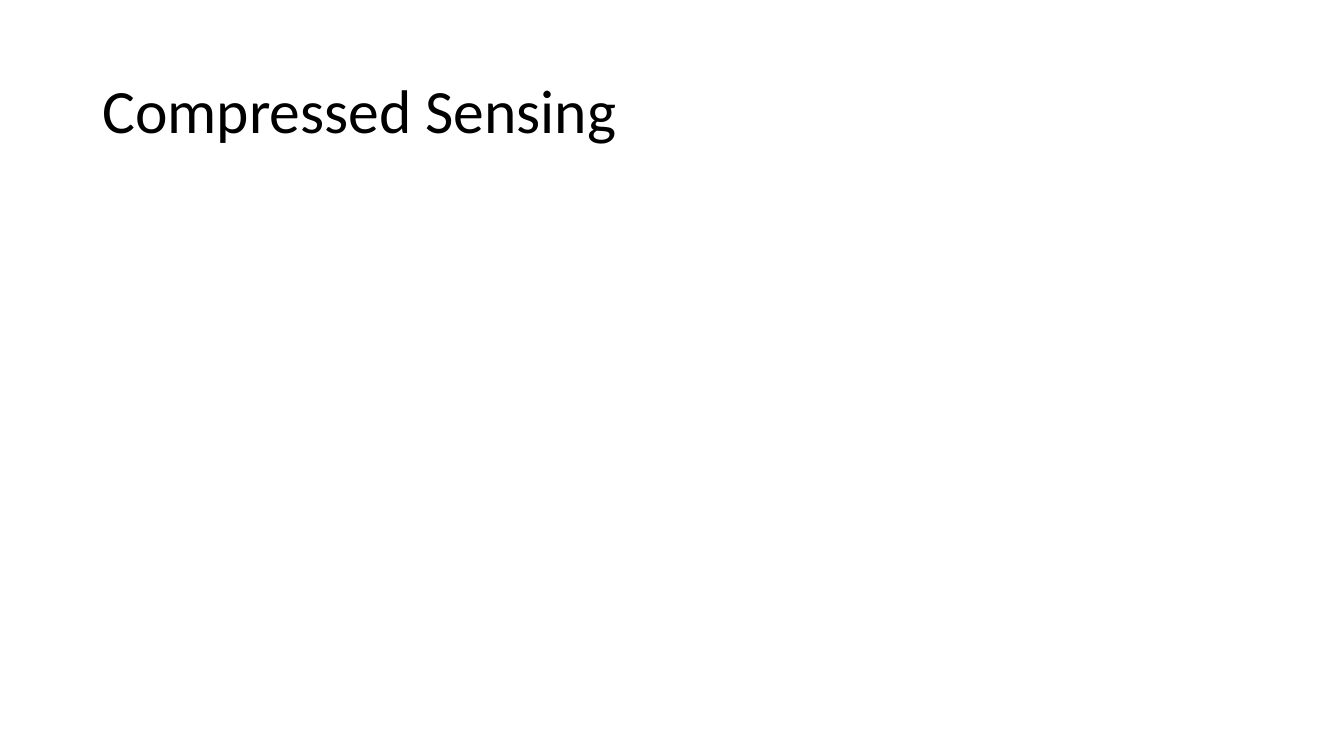
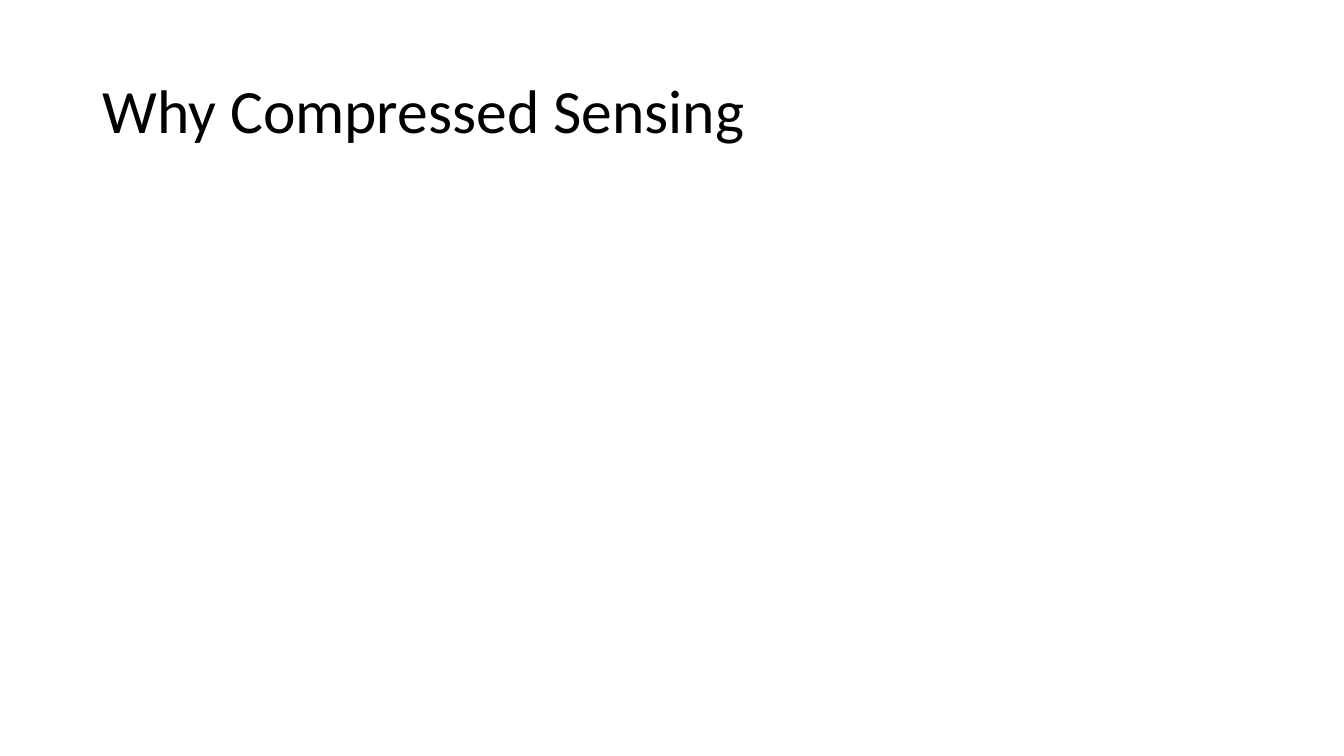
Before and after one commit to lord-blueberry/p8-doc, a slide deck: slide 4 of pp8.pptx (slide 3 before the commit). Drawn at 1344x756 pixels with LibreOffice and Linux fonts; fonts in the diff are those of the drawing. Boxes give left, top, right and bottom in pixels: in the first picture for what was removed or moved away, otherwise in the second. Text is boxed around its words. In the diff, an @@ line names an element or a change of style, - is before the commit and + after.

```diff
--- a/pp8.pptx
+++ b/pp8.pptx
@@ title at (102,90,744,144): text changed @@
-Compressed Sensing
+Why Compressed Sensing
```
Also in this commit, not shown: 12 other slides changed, 10 slides added, 12 slides removed, 1 other file.
